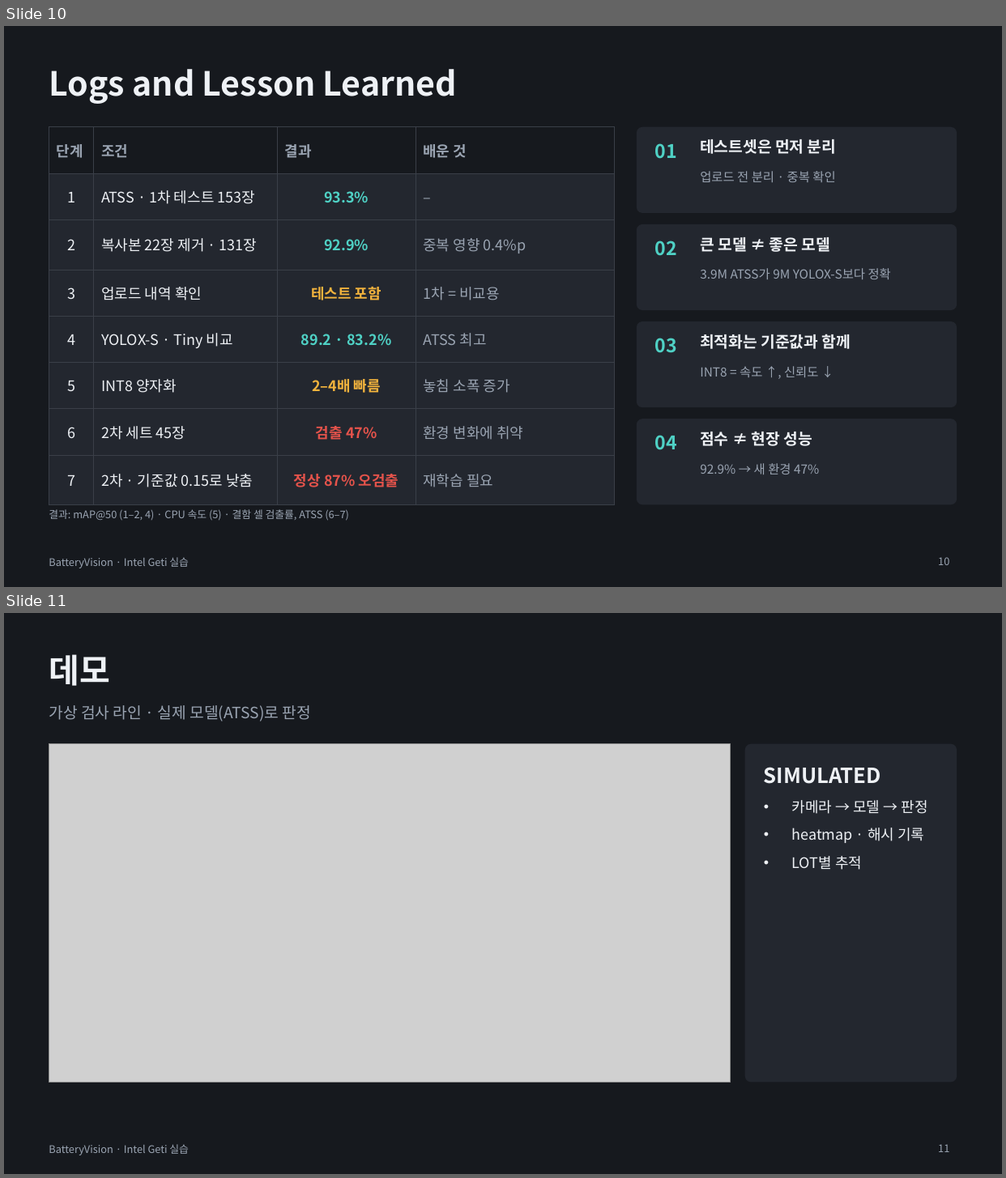
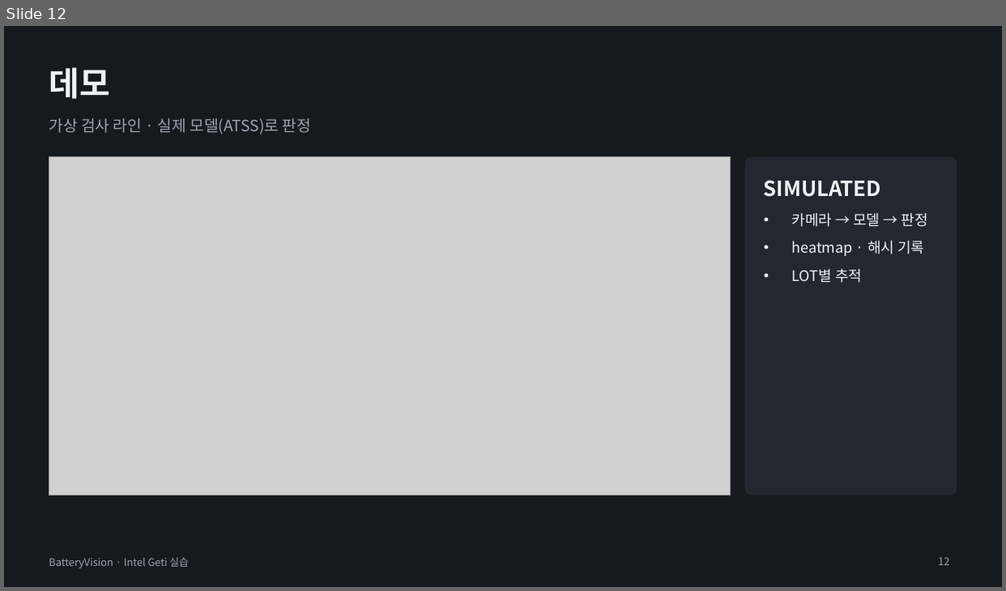
Before and after one commit to se4nchoi/batteryvision, a slide deck: docs/submission/BatteryVision_발표.pptx. Shown one above the other, each under a label of ours: slides 10 and 11 before the commit, slide 12 after it. The pictures are 1006x1178 and 1006x591 pixels, drawn with LibreOffice and Linux fonts; fonts in the diff are those of the drawing; grey boxes stand for pictures. Boxes give left, top, right and bottom in pixels: in the first picture for what was removed or moved away, otherwise in the second. Text is boxed around its words. In the diff, an @@ line names an element or a change of style, - is before the commit and + after.

```diff
--- a/docs/submission/BatteryVision_발표.pptx
+++ b/docs/submission/BatteryVision_발표.pptx
@@ slide 10 removed at (4, 26, 1002, 587), background #16191E; not listed: 1 template element that a slide beside it also shows @@
@@ title removed at (49, 69, 457, 104) @@
-Logs and Lesson Learned
@@ table removed at (49, 127, 614, 491), 8 rows, 4 columns @@
-단계 | 조건 | 결과 | 배운 것
-1 | ATSS · 1차 테스트 153장 | 93.3% | –
-2 | 복사본 22장 제거 · 131장 | 92.9% | 중복 영향 0.4%p
-3 | 업로드 내역 확인 | 테스트 포함 | 1차 = 비교용
-4 | YOLOX-S · Tiny 비교 | 89.2 · 83.2% | ATSS 최고
-5 | INT8 양자화 | 2–4배 빠름 | 놓침 소폭 증가
-6 | 2차 세트 45장 | 검출 47% | 환경 변화에 취약
-7 | 2차 · 기준값 0.15로 낮춤 | 정상 87% 오검출 | 재학습 필요
@@ rounded rectangle removed at (637, 127, 957, 213) @@
@@ text removed at (655, 143, 677, 159) @@
-01
@@ text removed at (700, 139, 836, 154) @@
-테스트셋은 먼저 분리
@@ text removed at (700, 171, 835, 182) @@
-업로드 전 분리 · 중복 확인
@@ rounded rectangle removed at (637, 224, 957, 310) @@
@@ text removed at (655, 241, 677, 256) @@
-02
@@ text removed at (700, 237, 829, 252) @@
-큰 모델 ≠ 좋은 모델
@@ text removed at (700, 268, 891, 280) @@
-3.9M ATSS가 9M YOLOX-S보다 정확
@@ rounded rectangle removed at (637, 322, 957, 408) @@
@@ text removed at (655, 338, 677, 353) @@
-03
@@ text removed at (700, 334, 850, 349) @@
-최적화는 기준값과 함께
@@ text removed at (700, 366, 818, 378) @@
-INT8 = 속도 ↑, 신뢰도 ↓
@@ rounded rectangle removed at (637, 419, 957, 506) @@
@@ text removed at (655, 435, 677, 450) @@
-04
@@ text removed at (700, 432, 812, 446) @@
-점수 ≠ 현장 성능
@@ text removed at (700, 463, 819, 475) @@
-92.9% → 새 환경 47%
@@ text removed at (49, 510, 349, 521) @@
-결과: mAP@50 (1–2, 4) · CPU 속도 (5) · 결함 셀 검출률, ATSS (6–7)
@@ page number removed at (938, 557, 949, 565) @@
-10
@@ what was slide 11 is now slide 12 @@
@@ page number at (938, 557, 949, 565): text changed @@
-11
+12
```
Also in this commit, not shown: 7 slides changed, 2 slides added, 7 other files.
